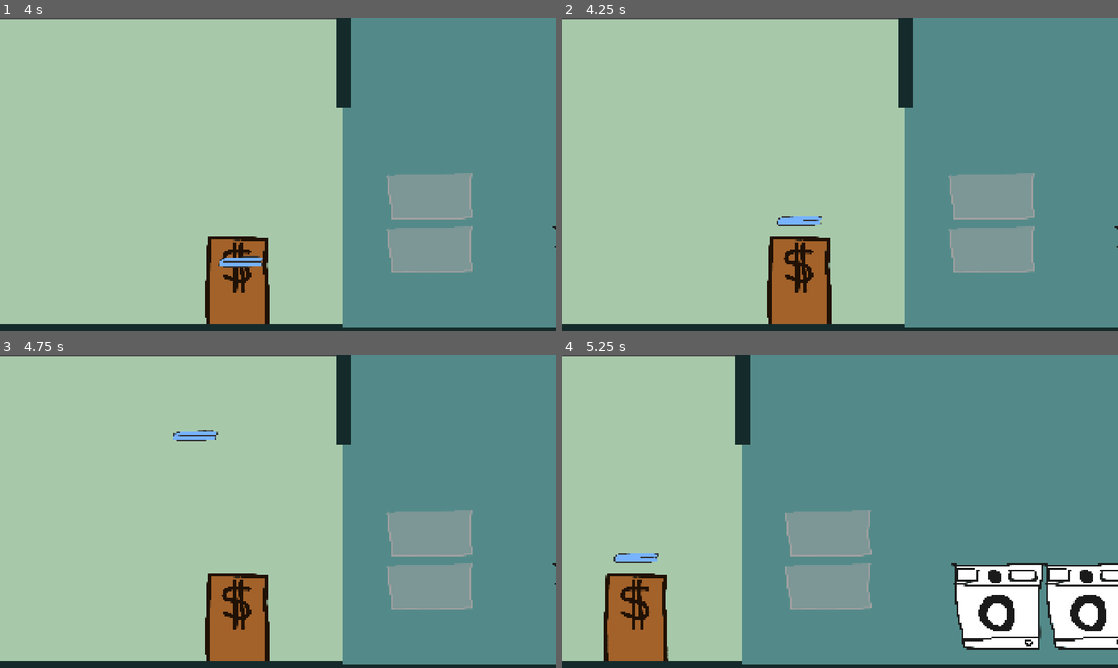
Above: before the commit, frames 1-4 (two rows, left to right).
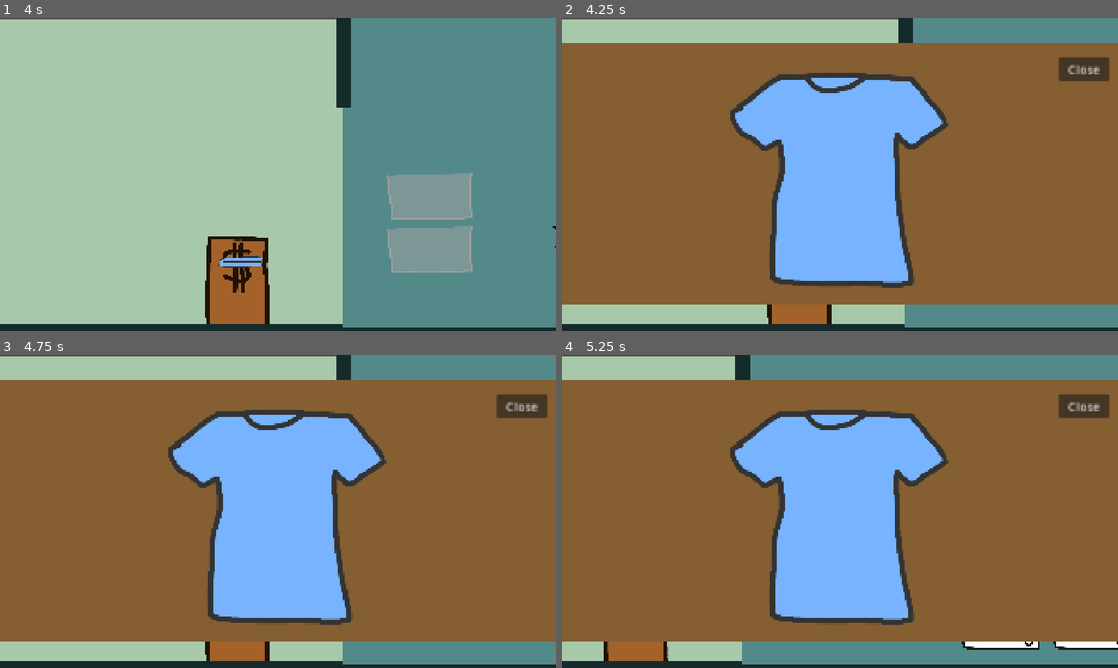
Above: after the commit, the same moments.

Repository: Scalamando/unslopping-machine
Game: Godot game, scene res://scenes/main.tscn
Same seed, same stepped clock (60 frames per second), same inputs: the game is played once before the commit and once after it.
Inputs (mouse positions are in pixels of both pictures, inside the frame that each line leads up to):
- Up to frame 1 (4 s): tap Enter at 0.5, 2 s; move the mouse to (250, 237) at 0.52 s; hold E (move_right_room) 0.53-1.25 s; click (250, 237) at 0.6 s; tap Space at 1.25 s; drag from (444, 221) to (22, 262) at 1.27 s; move the mouse to (111, 127) at 2.02 s; hold Q (move_left_room) 2.03-2.75 s; click (111, 127) at 2.1 s; drag from (111, 221) to (428, 249) at 2.77 s; drag from (433, 255) to (239, 262) at 3.52 s
- Up to frame 2 (4.25 s): no input
- Up to frame 3 (4.75 s): drag from (239, 558) to (194, 433) at 4.27 s
- Up to frame 4 (5.25 s): move the mouse to (728, 527) at 5.02 s; hold E (move_right_room) from 5.03 s (still down); click (728, 527) at 5.1 s

Frame 1 is identical in both runs. In frame 2, 83% of the frame differs, in the area x 0-100%, y 8-92%; in frame 3, 83%; in frame 4, 84%.

Commit message:
add UiManager as Global; connect tresen UI

Diff:
--- /dev/null
+++ b/globals/UIManager.gd
@@ -0,0 +1,16 @@
+class_name UIManager
+extends Node
+
+## spagetthi code class for UI Data traffic
+
+# these variables have to be set by the scripts themself
+var tresen_ui : TresenClothInspectionUIController
+var washing_maschine_ui : Control
+var active_ui_pop_up : Control
+
+func show_inspection_tresen(cloth : Clothing) -> void:
+	tresen_ui.init(cloth)
+	tresen_ui.visible = true
+
+func hide_inspection_tresen() -> void:
+	tresen_ui.visible = false
--- a/project.godot
+++ b/project.godot
@@ -14,6 +14,10 @@
 run/main_scene="uid://dvo3ir3el2j44"
 config/features=PackedStringArray("4.7", "GL Compatibility")
 config/icon="res://icon.svg"
+
+[autoload]
+
+UiManager="*uid://butc6vbxcrygb"
 
 [debug]
 
--- a/scenes/camera_controller.gd
+++ b/scenes/camera_controller.gd
@@ -7,10 +7,10 @@
 var targetPos : Vector2
 
 func _process(delta: float) -> void:
-	var weight = 1 - exp(-CAMERA_SPEED * delta)
+	var weight : float = 1 - exp(-CAMERA_SPEED * delta)
 	position = position.lerp(targetPos, weight)
 
-func _input(event):
+func _input(event : InputEvent) -> void:
 
 	if event.is_action_pressed("move_left_room"):
 		targetPos = cameraPosLeftRoom
--- a/scenes/customer_spawner_controller.gd
+++ b/scenes/customer_spawner_controller.gd
@@ -12,7 +12,7 @@
 	spawn_customers()
 
 
-func spawn_customers():
+func spawn_customers() -> void:
 	for customer : Customer in customer_array:
 		var delay : int = customer.timeStamp - time
 		await get_tree().create_timer(delay).timeout
--- a/scenes/main.tscn
+++ b/scenes/main.tscn
@@ -9,6 +9,7 @@
 [ext_resource type="PackedScene" uid="uid://v0gnwt1i2wge" path="res://entities/washing_machine.tscn" id="6_tefeu"]
 [ext_resource type="Script" uid="uid://c0ierpals2ss6" path="res://scenes/customer_spawner_controller.gd" id="7_choun"]
 [ext_resource type="PackedScene" uid="uid://brnmfwif8cssh" path="res://entities/cloth.tscn" id="7_o6xl0"]
+[ext_resource type="PackedScene" uid="uid://upi0337cb7xs" path="res://ui/tresen_cloth_inspection.tscn" id="8_eb6dy"]
 [ext_resource type="Script" uid="uid://bqcwvesmpnf82" path="res://data/Customer.gd" id="8_ya4ey"]
 [ext_resource type="Resource" uid="uid://d2vmdjye85vqo" path="res://data/cloths/shirt.tres" id="9_eb6dy"]
 
@@ -16,7 +17,6 @@
 script = ExtResource("8_ya4ey")
 name = "Dieter"
 clothing = ExtResource("9_eb6dy")
-timeStamp = 2
 metadata/_custom_type_script = "uid://bqcwvesmpnf82"
 
 [sub_resource type="Resource" id="Resource_mg1pm"]
@@ -54,6 +54,20 @@
 [node name="MainUI" parent="Camera2D" unique_id=1842875158 instance=ExtResource("1_o5qli")]
 mouse_filter = 1
 
+[node name="TresenClothInspection" parent="Camera2D" unique_id=2079798534 instance=ExtResource("8_eb6dy")]
+visible = false
+anchors_preset = 8
+anchor_left = 0.5
+anchor_top = 0.5
+anchor_right = 0.5
+anchor_bottom = 0.5
+offset_left = -960.0
+offset_top = -540.0
+offset_right = 960.0
+offset_bottom = 540.0
+grow_horizontal = 2
+grow_vertical = 2
+
 [node name="CustomerSpawner" type="Node2D" parent="." unique_id=1869433657]
 position = Vector2(-1321, 160)
 script = ExtResource("7_choun")
--- a/scenes/tresen.tscn
+++ b/scenes/tresen.tscn
@@ -1,5 +1,6 @@
 [gd_scene format=3 uid="uid://dnhqo1hwn6jpe"]
 
+[ext_resource type="Script" uid="uid://clgx533i6mxin" path="res://scenes/tresen_controller.gd" id="1_7ualo"]
 [ext_resource type="Texture2D" uid="uid://dssfjuxlm4d0y" path="res://assets/tresen.png" id="1_uuk3e"]
 [ext_resource type="Script" uid="uid://nj1hdjl1vob2" path="res://addons/drag_and_drop/scripts/drop_zone.gd" id="2_7ualo"]
 [ext_resource type="Script" uid="uid://b5wqxyc42r5u" path="res://addons/drag_and_drop/resources/drop_behaviors/drop_behavior_reject.gd" id="3_8w7rg"]
@@ -15,6 +16,7 @@
 script = ExtResource("4_hukpr")
 
 [node name="Tresen" type="Area2D" unique_id=1285519101]
+script = ExtResource("1_7ualo")
 
 [node name="CollisionShape2D" type="CollisionShape2D" parent="." unique_id=1345797470]
 position = Vector2(0.5, -217.5)
@@ -34,3 +36,5 @@
 
 [node name="ClothAttachPoint" type="Marker2D" parent="DropZone" unique_id=187660227]
 position = Vector2(1, -359)
+
+[connection signal="drop_applied" from="DropZone" to="." method="_on_drop_zone_drop_applied"]
--- /dev/null
+++ b/scenes/tresen_controller.gd
@@ -0,0 +1,10 @@
+extends Area2D
+
+
+func _on_drop_zone_drop_applied(_zone: DropZone, area: Area2D, _plan: DropPlan) -> void:
+
+	if (area is not Cloth):
+		return;
+
+	var cloth : Cloth = area as Cloth
+	UiManager.show_inspection_tresen(cloth.cloth_data)
--- a/ui/main_ui.tscn
+++ b/ui/main_ui.tscn
@@ -1,8 +1,6 @@
 [gd_scene format=3 uid="uid://fsgyhkw1fcjg"]
 
 [ext_resource type="Script" uid="uid://dorfsaj7pwlo5" path="res://ui/ui_controller.gd" id="1_v5qxn"]
-[ext_resource type="PackedScene" uid="uid://upi0337cb7xs" path="res://ui/tresen_cloth_inspection.tscn" id="2_hlo7n"]
-[ext_resource type="Resource" uid="uid://d2vmdjye85vqo" path="res://data/cloths/shirt.tres" id="2_x3h8h"]
 
 [node name="MainUI" type="Control" unique_id=1842875158]
 layout_mode = 3
@@ -12,9 +10,3 @@
 offset_right = 960.0
 offset_bottom = 540.0
 script = ExtResource("1_v5qxn")
-test_cloth = ExtResource("2_x3h8h")
-
-[node name="TresenClothInspection" parent="." unique_id=2079798534 instance=ExtResource("2_hlo7n")]
-unique_name_in_owner = true
-visible = false
-layout_mode = 0
--- a/ui/tresen_cloth_inspection.tscn
+++ b/ui/tresen_cloth_inspection.tscn
@@ -38,3 +38,15 @@
 offset_bottom = 403.0
 grow_horizontal = 2
 grow_vertical = 2
+
+[node name="Button" type="Button" parent="." unique_id=384874467]
+layout_mode = 0
+offset_left = 1714.9999
+offset_top = 137.00006
+offset_right = 1780.9999
+offset_bottom = 168.00006
+scale = Vector2(2.6514904, 2.5972676)
+text = "Close
+"
+
+[connection signal="pressed" from="Button" to="." method="_on_button_pressed"]
--- a/ui/tresen_cloth_inspection_controller.gd
+++ b/ui/tresen_cloth_inspection_controller.gd
@@ -2,12 +2,19 @@
 extends Control
 @onready var cloth_pos: Control = %ClothPos
 
-func init(cloth : Clothing):
+func _ready() -> void:
+	UiManager.tresen_ui = self # register with ui manager
+
+func init(cloth : Clothing) -> void:
 	## clean up children
 	for n in cloth_pos.get_children():
 		cloth_pos.remove_child(n)
 		n.queue_free()
 
 	## add cloth scene
-	var node = cloth.spread_out_scene.instantiate()
+	var node : Node = cloth.spread_out_scene.instantiate()
 	cloth_pos.add_child(node)
+
+
+func _on_button_pressed() -> void:
+	UiManager.hide_inspection_tresen()
--- a/ui/ui_controller.gd
+++ b/ui/ui_controller.gd
@@ -1,12 +1 @@
 extends Control
-
-@onready var tresen_cloth_inspection: TresenClothInspectionUIController = %TresenClothInspection
-@export var test_cloth : Clothing
-
-
-func show_inspection_tresen(cloth : Clothing):
-	tresen_cloth_inspection.init(cloth)
-	tresen_cloth_inspection.visible = true
-
-func hide_inspection_tresen():
-	tresen_cloth_inspection.visible = false
Not shown, added: globals/UIManager.gd.uid
Not shown, added: scenes/tresen_controller.gd.uid
